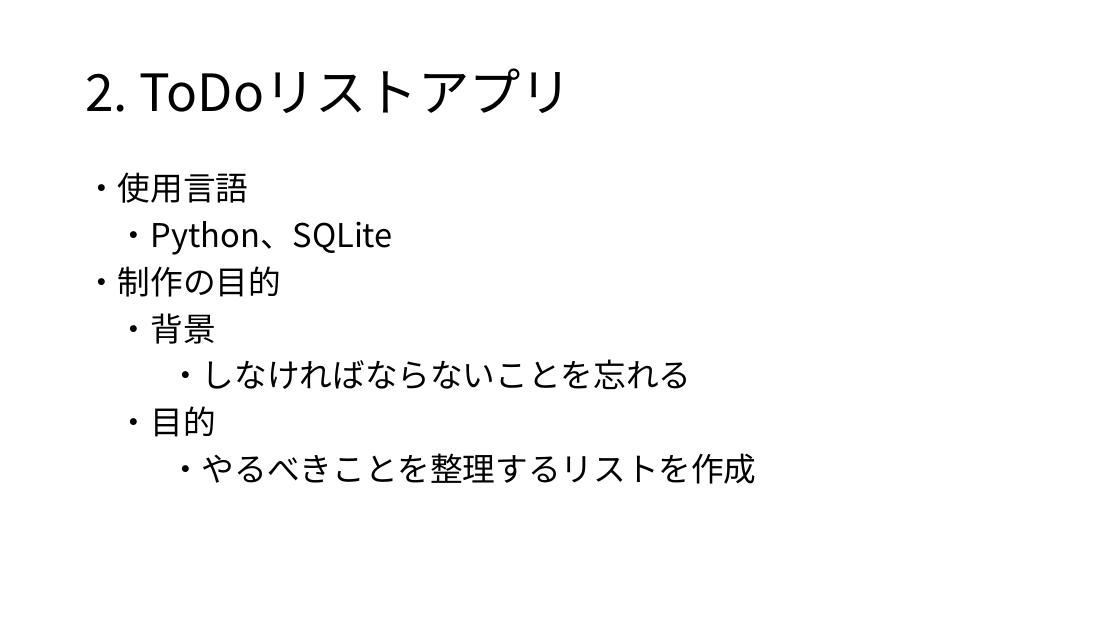
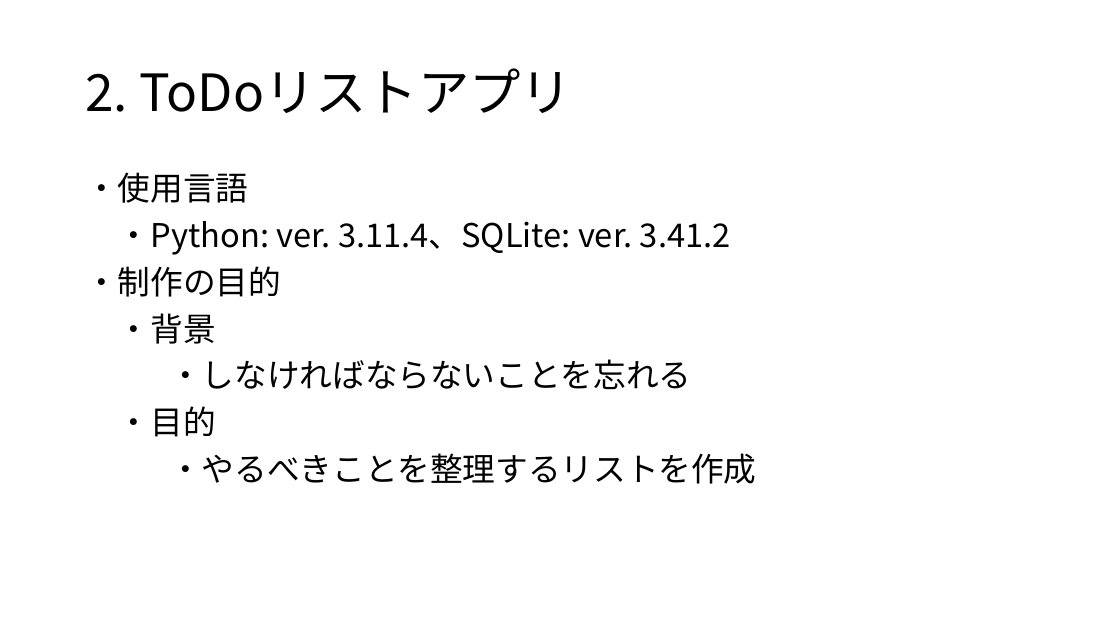
Before and after one commit to yamaguchi7d21/example, a slide deck: slide 8 of 8_最終課題/最終課題個人製作.pptx (slide 7 before the commit). Drawn at 1120x630 pixels with LibreOffice and Linux fonts; fonts in the diff are those of the drawing. Boxes give left, top, right and bottom in pixels: in the first picture for what was removed or moved away, otherwise in the second. Text is boxed around its words. In the diff, an @@ line names an element or a change of style, - is before the commit and + after.

```diff
--- a/8_最終課題/最終課題個人製作.pptx
+++ b/8_最終課題/最終課題個人製作.pptx
@@ text at (118, 221, 731, 255): text changed @@
-・Python、SQLite
+・Python: ver. 3.11.4、SQLite: ver. 3.41.2
```
Also in this commit, not shown: 4 other slides changed, 3 slides added, 19 other files.
